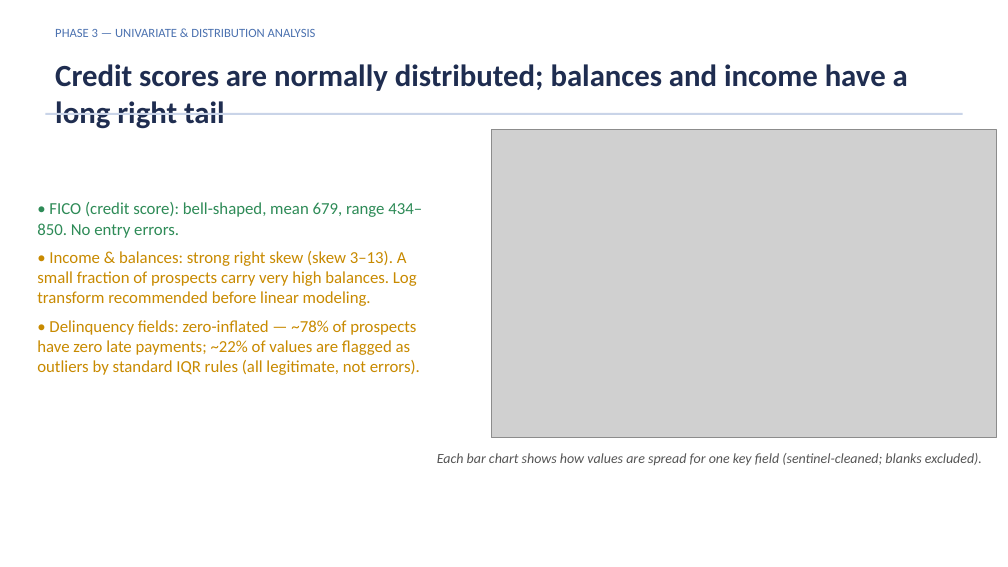
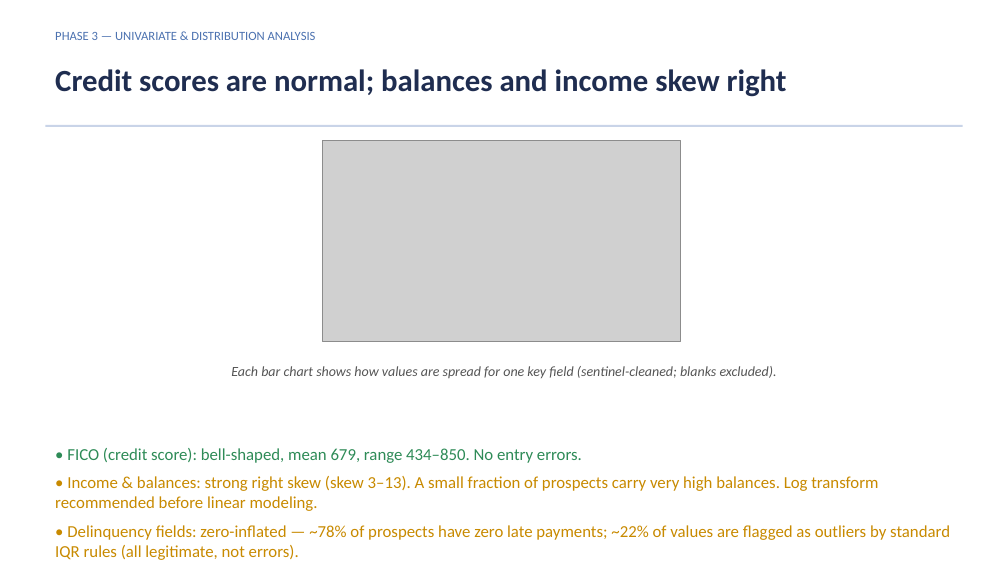
Before and after one commit to adarshkuthuru/segmentation-and-feature-discovery-claude-demo, a slide deck: slide 5 of outputs/EDA/Full_Data_executive_summary.pptx. Drawn at 1008x567 pixels with LibreOffice and Linux fonts; fonts in the diff are those of the drawing; grey boxes stand for pictures. Boxes give left, top, right and bottom in pixels: in the first picture for what was removed or moved away, otherwise in the second. Text is boxed around its words. In the diff, an @@ line names an element or a change of style, - is before the commit and + after.

```diff
--- a/outputs/EDA/Full_Data_executive_summary.pptx
+++ b/outputs/EDA/Full_Data_executive_summary.pptx
@@ text at bbox=[55, 69, 787, 97]: text changed @@
-Credit scores are normally distributed; balances and income have a long right tail
+Credit scores are normal; balances and income skew right
@@ rectangle: place and size @@
-rectangle at bbox=[45, 113, 963, 115]
+rectangle at bbox=[45, 125, 963, 127]
@@ picture: place and size @@
-picture at bbox=[492, 130, 997, 437]
+picture at bbox=[323, 140, 681, 342]
@@ text "Each bar chart shows how ...": place and size @@
-text "Each bar chart shows how ..." at bbox=[437, 453, 982, 465]
+text "Each bar chart shows how ..." at bbox=[231, 366, 777, 378]
@@ text "• FICO (credit score): bell-shaped, ..." rewrapped from bbox=[37, 202, 422, 375] to bbox=[55, 448, 950, 560] @@
```
Also in this commit, not shown: 8 other slides changed, 5 other files.
